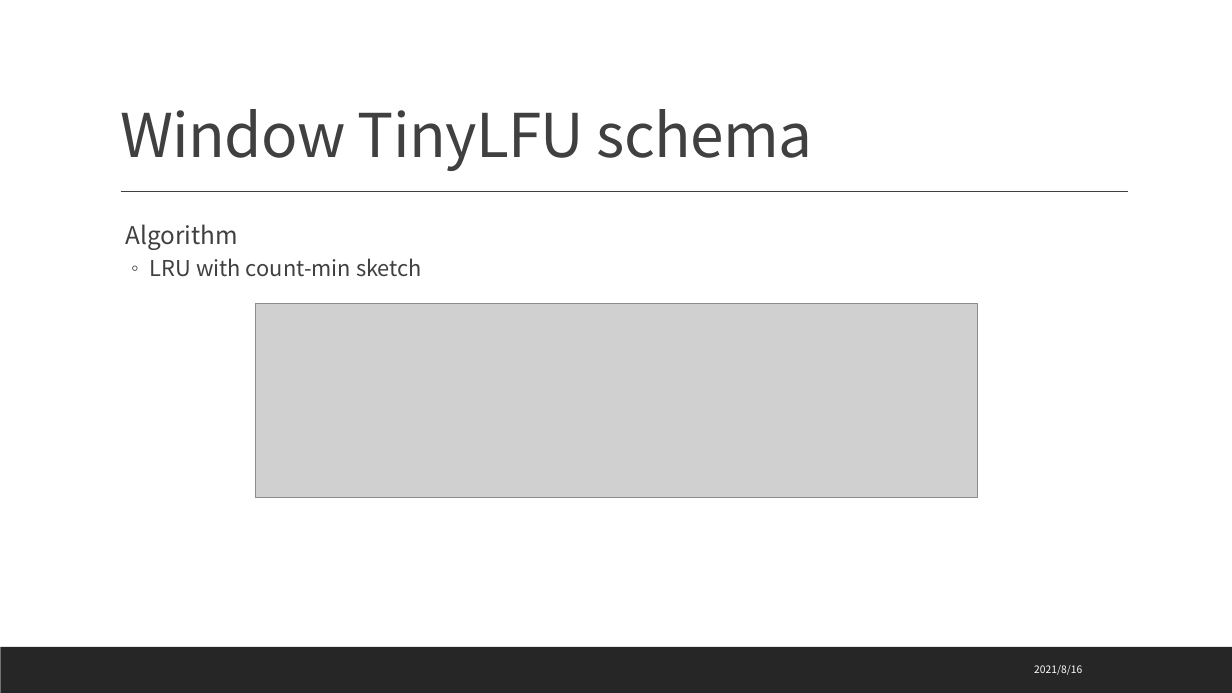
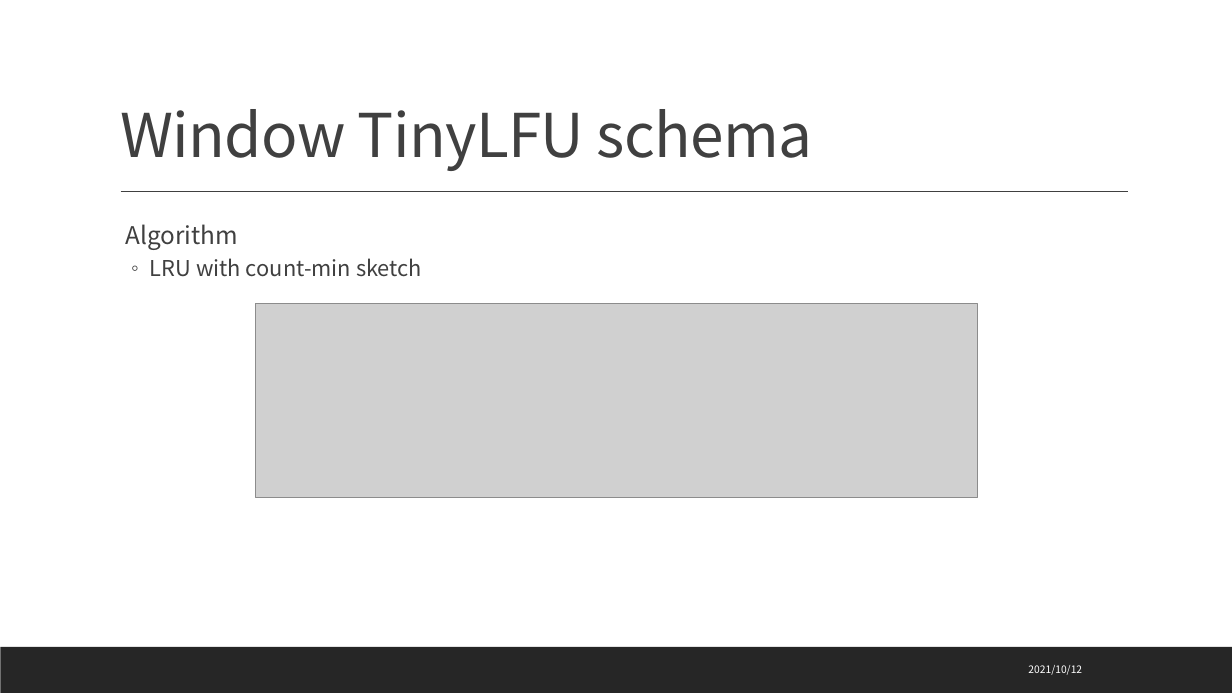
Before and after one commit to huzais520/doc, a slide deck: slide 16 of doc/ppt.pptx. Drawn at 1232x693 pixels with LibreOffice and Linux fonts; fonts in the diff are those of the drawing; grey boxes stand for pictures. Boxes give left, top, right and bottom in pixels: in the first picture for what was removed or moved away, otherwise in the second. Text is boxed around its words. In the diff, an @@ line names an element or a change of style, - is before the commit and + after.

```diff
--- a/doc/ppt.pptx
+++ b/doc/ppt.pptx
@@ text at bbox=[1028, 665, 1082, 675]: text changed @@
-2021/8/16
+2021/10/12
```
Also in this commit, not shown: 18 other slides changed, 2 other files.
